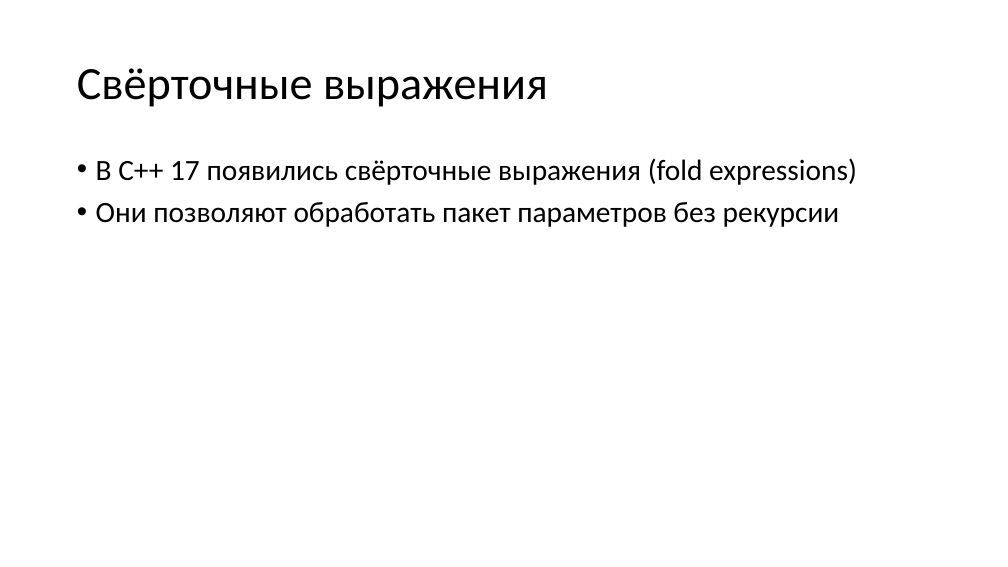
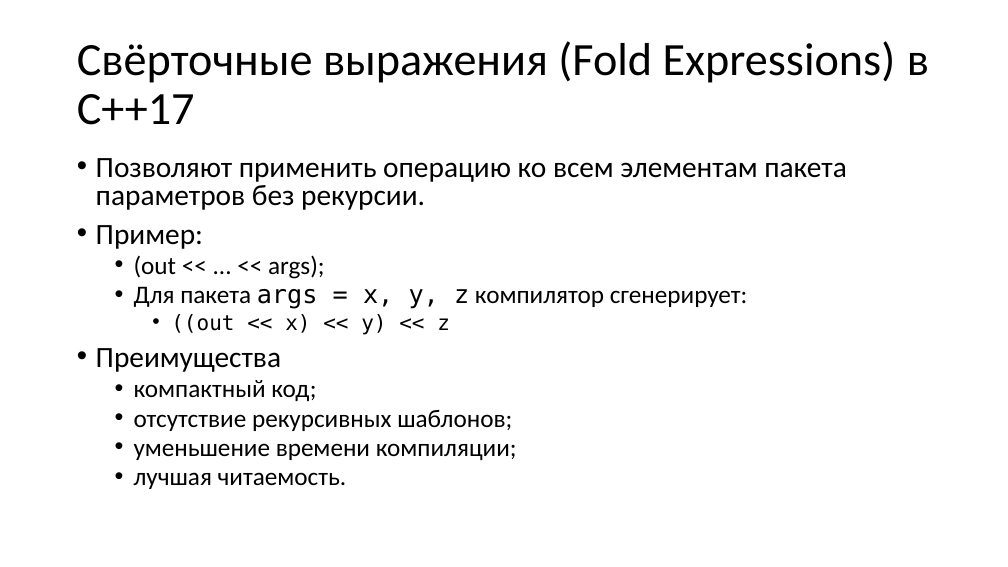
Before and after one commit to alexey-malov/oop, a slide deck: slide 92 of lectures/06/Обобщенное программирование, шаблоны.pptx. Drawn at 1008x567 pixels with LibreOffice and Linux fonts; fonts in the diff are those of the drawing. Boxes give left, top, right and bottom in pixels: in the first picture for what was removed or moved away, otherwise in the second. Text is boxed around its words. In the diff, an @@ line names an element or a change of style, - is before the commit and + after.

```diff
--- a/lectures/06/Обобщенное программирование, шаблоны.pptx
+++ b/lectures/06/Обобщенное программирование, шаблоны.pptx
@@ title at <box>77,41,929,125</box>: text changed @@
-Свёрточные выражения
+Свёрточные выражения (Fold Expressions) в C++17
@@ text at <box>96,158,847,489</box>: text changed; size 28 to 24 pt @@
-• В C++ 17 появились свёрточные выражения (fold expressions)
-• Они позволяют обработать пакет параметров без рекурсии
+• Позволяют применить операцию ко всем элементам пакета параметров без рекурсии.
+• Пример:
+  • (out << ... << args);
+  • Для пакета args = x, y, z компилятор сгенерирует:
+    • ((out << x) << y) << z
+• Преимущества
+  • компактный код;
+  • отсутствие рекурсивных шаблонов;
+  • уменьшение времени компиляции;
+  • лучшая читаемость.
```
Also in this commit, not shown: 10 other slides changed, 12 slides added, 2 other files.
